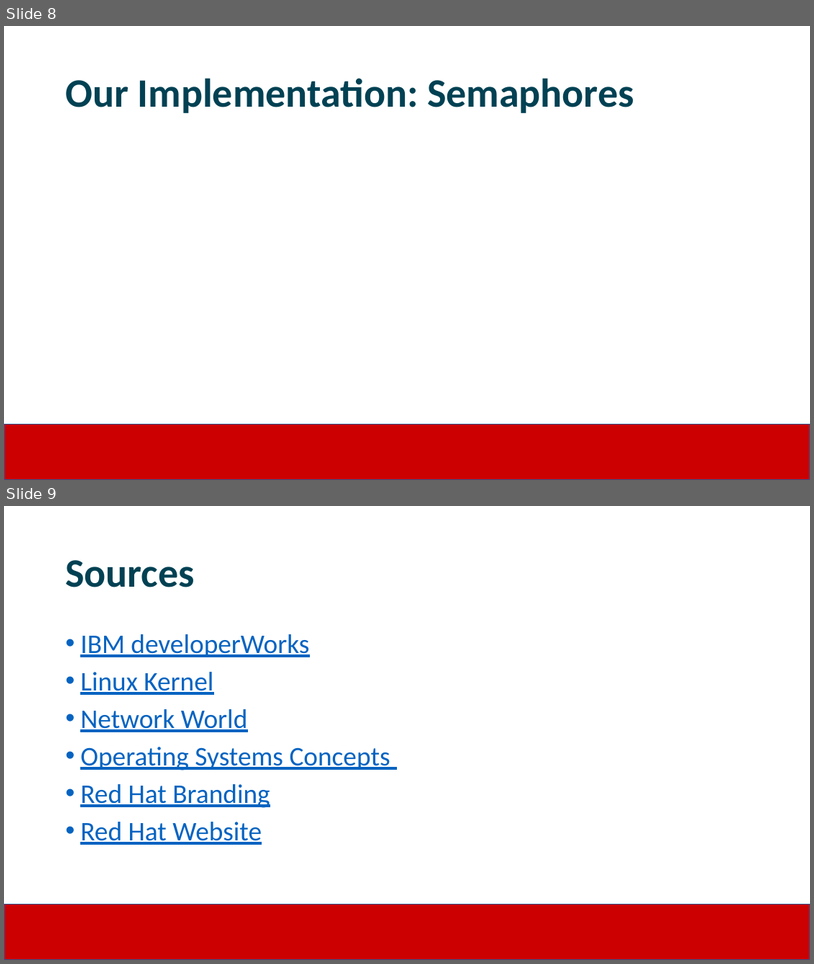
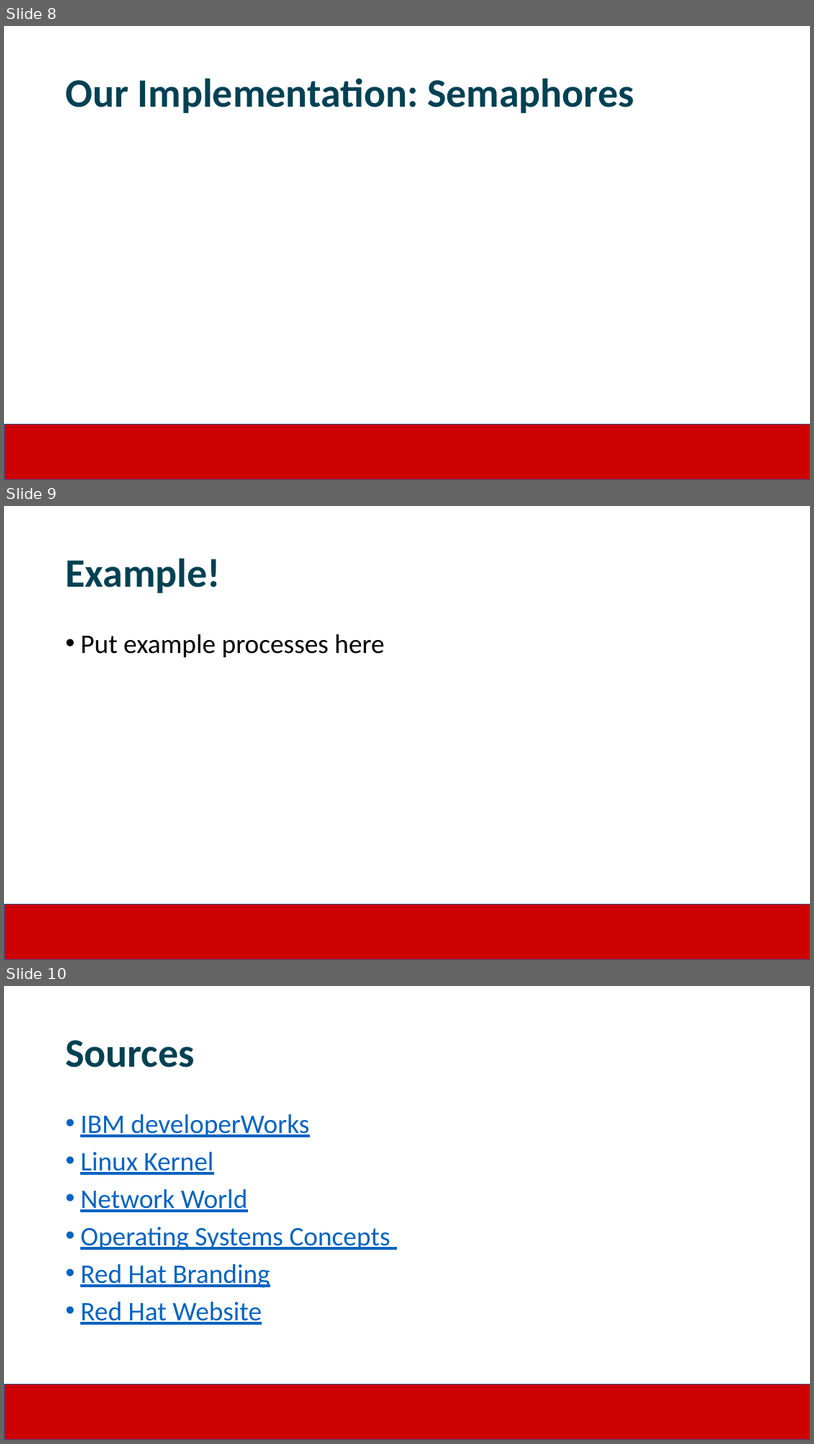
Before and after one commit to JimmyJHickey/Rambunctious-Homunculi, a slide deck: reports/RedHat_Presentation.pptx. Shown one above the other, each under a label of ours: slides 8 and 9 before the commit, slides 8, 9 and 10 after it. The pictures are 814x964 and 814x1444 pixels, drawn with LibreOffice and Linux fonts; fonts in the diff are those of the drawing; background and template pictures are left out. Boxes give left, top, right and bottom in pixels: in the first picture for what was removed or moved away, otherwise in the second. Text is boxed around its words. In the diff, an @@ line names an element or a change of style, - is before the commit and + after.

```diff
--- a/reports/RedHat_Presentation.pptx
+++ b/reports/RedHat_Presentation.pptx
@@ slide 9 added at (x1=4, y1=506, x2=810, y2=960), background #FFFFFF; not listed: 1 template element that a slide beside it also shows @@
@@ title added at (x1=65, y1=558, x2=220, y2=593), 48 pt, text #004153, bold @@
+Example!
@@ text added at (x1=80, y1=634, x2=384, y2=657), 32 pt, text #000000 @@
+• Put example processes here
@@ what was slide 9 is now slide 10 @@
```
Also in this commit, not shown: 5 slides changed, 3 other files.
